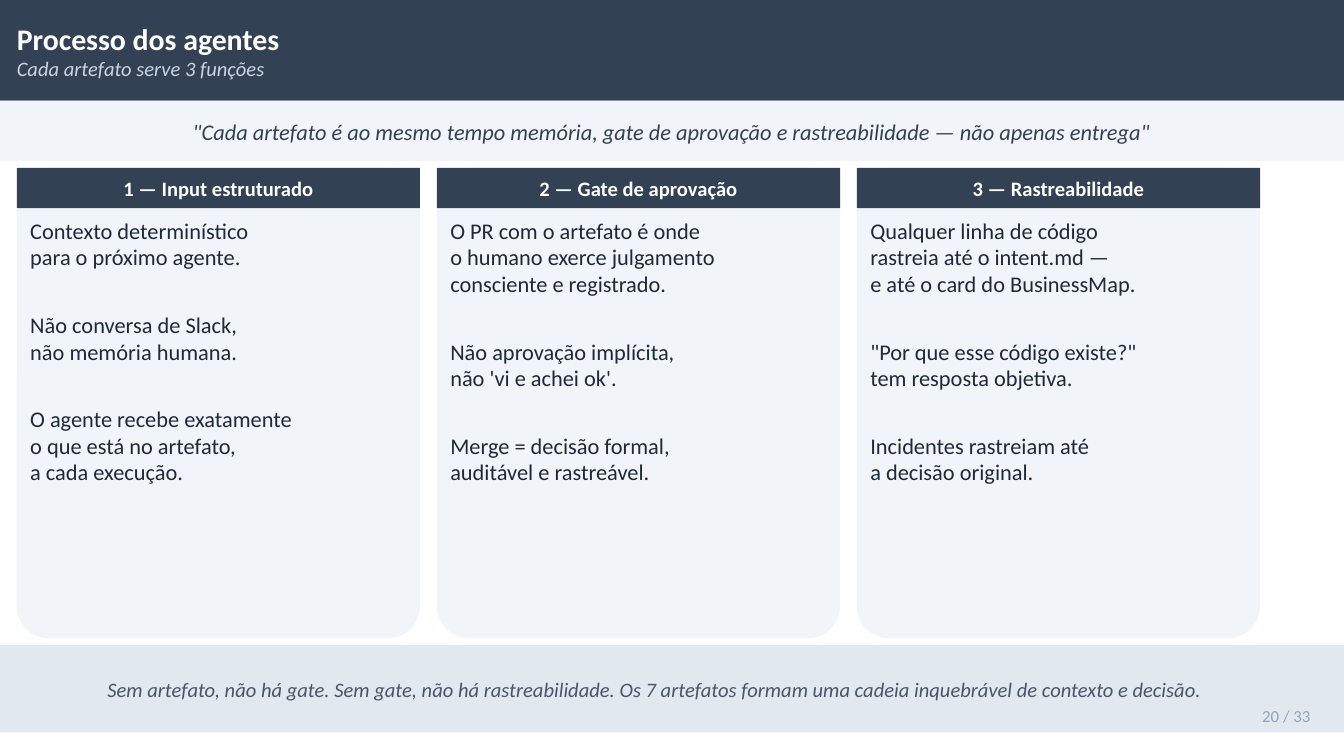
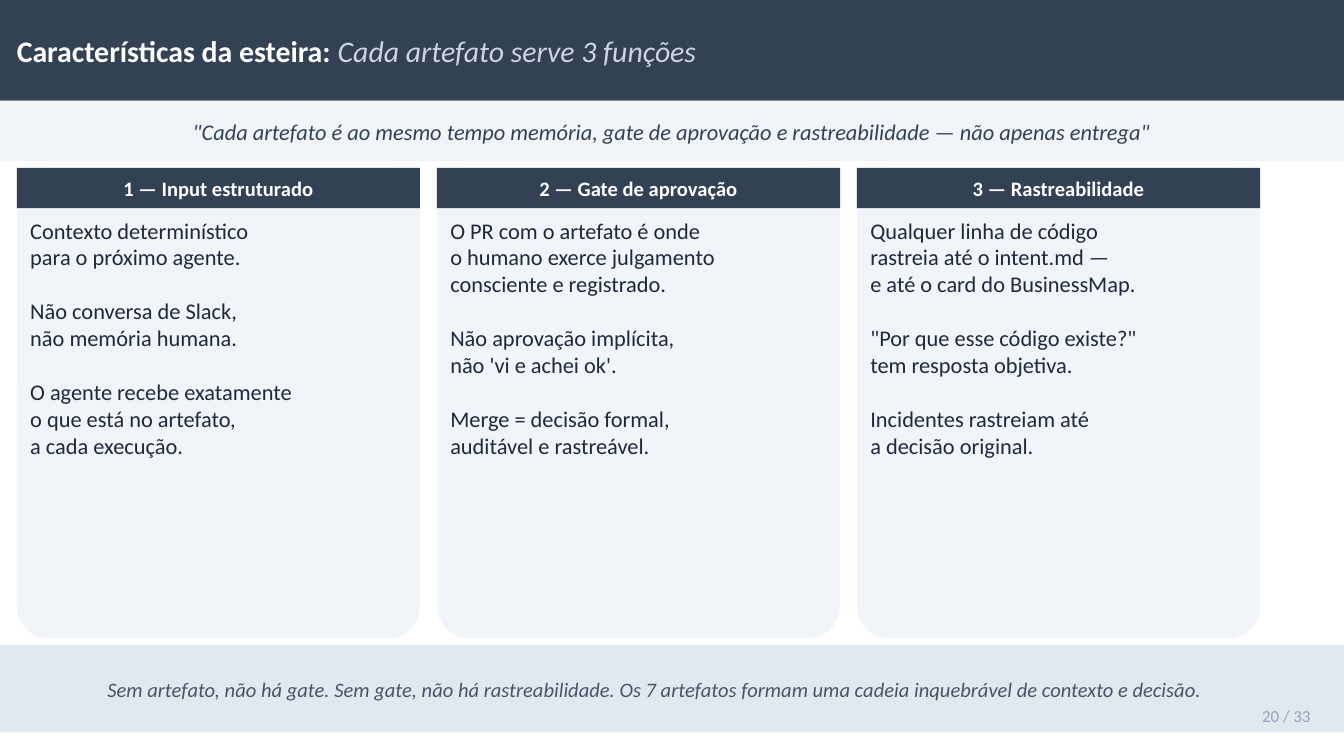
Before and after one commit to jpsslink/sdlc-agentico, a slide deck: slide 20 of esteira-agentica-pitch.pptx. Drawn at 1344x756 pixels with LibreOffice and Linux fonts; fonts in the diff are those of the drawing. Boxes give left, top, right and bottom in pixels: in the first picture for what was removed or moved away, otherwise in the second. Text is boxed around its words. In the diff, an @@ line names an element or a change of style, - is before the commit and + after.

```diff
--- a/esteira-agentica-pitch.pptx
+++ b/esteira-agentica-pitch.pptx
@@ text at [17, 41, 696, 67]: text changed; size 11 to 16 pt; text colour #CBD5E1 to #FFFFFF; bold on; italic off @@
-Processo dos agentes
-Cada artefato serve 3 funções
+Características da esteira: Cada artefato serve 3 funções
@@ 3 texts: place and size @@
-3 texts at [30, 223, 1137, 484]
+3 texts at [30, 223, 1137, 458]
```
Also in this commit, not shown: 30 other slides changed, 1 other file.
